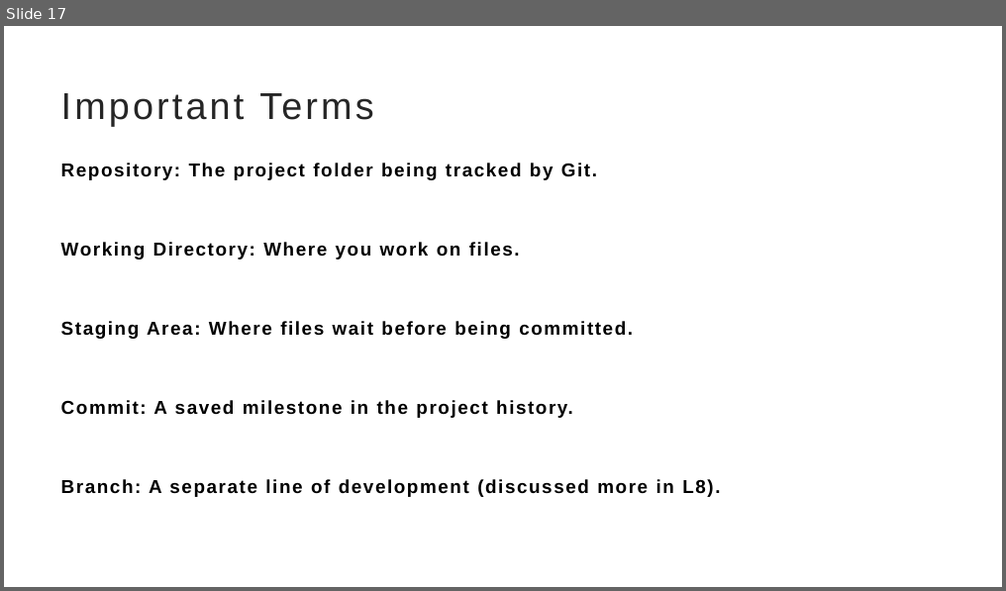
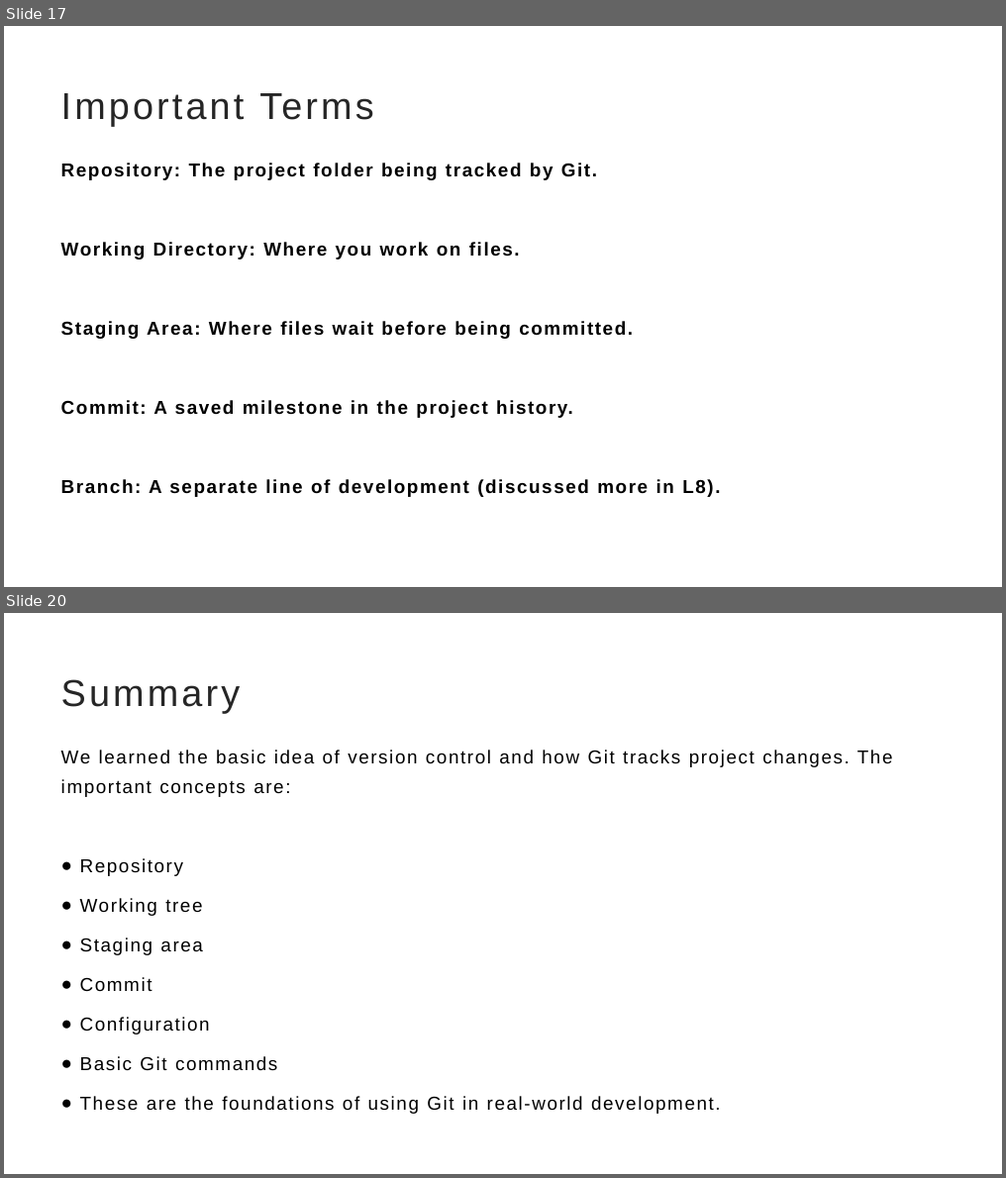
Before and after one commit to TahirMahmoodKamboh/git, a slide deck: Git-Lec-1-Lec2.pptx. Shown one above the other, each under a label of ours: slide 17 before the commit, slides 17 and 20 after it; the slides between them are not shown. The pictures are 1006x591 and 1006x1178 pixels, drawn with LibreOffice and Linux fonts; fonts in the diff are those of the drawing. Boxes give left, top, right and bottom in pixels: in the first picture for what was removed or moved away, otherwise in the second. Text is boxed around its words. In the diff, an @@ line names an element or a change of style, - is before the commit and + after.

```diff
--- a/Git-Lec-1-Lec2.pptx
+++ b/Git-Lec-1-Lec2.pptx
@@ slide 20 added at (4,613,1002,1174), background #FFFFFF @@
@@ title added at (61,679,240,713), 36 pt, text #262626 @@
+Summary
@@ text added at (61,750,893,1114), 18 pt, text #000000 @@
+We learned the basic idea of version control and how Git tracks project changes. The important concepts are:
+● Repository
+● Working tree
+● Staging area
+● Commit
+● Configuration
+● Basic Git commands
+● These are the foundations of using Git in real-world development.
```
Also in this commit, not shown: 21 other slides added, 4 other files.
